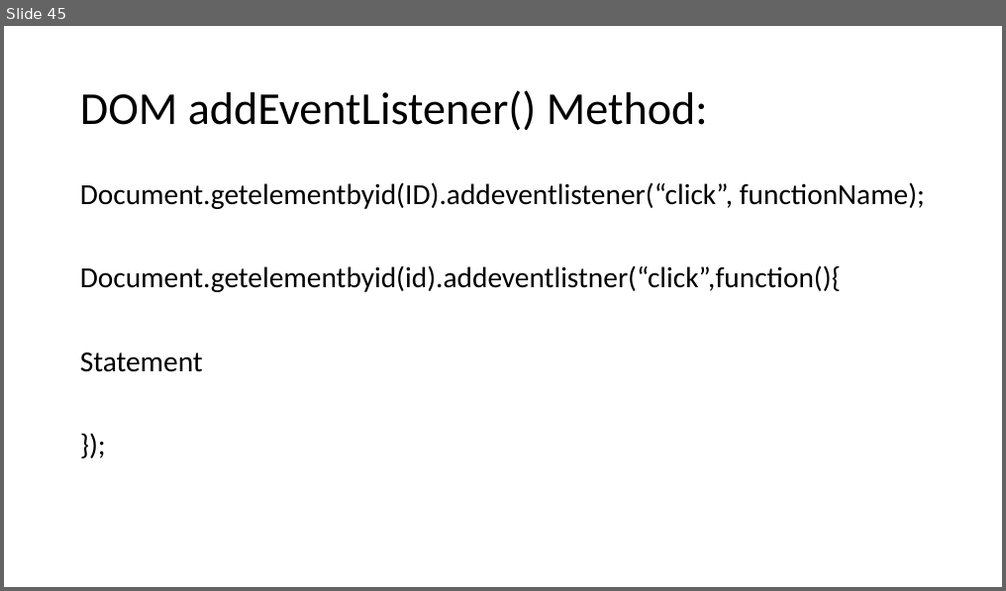
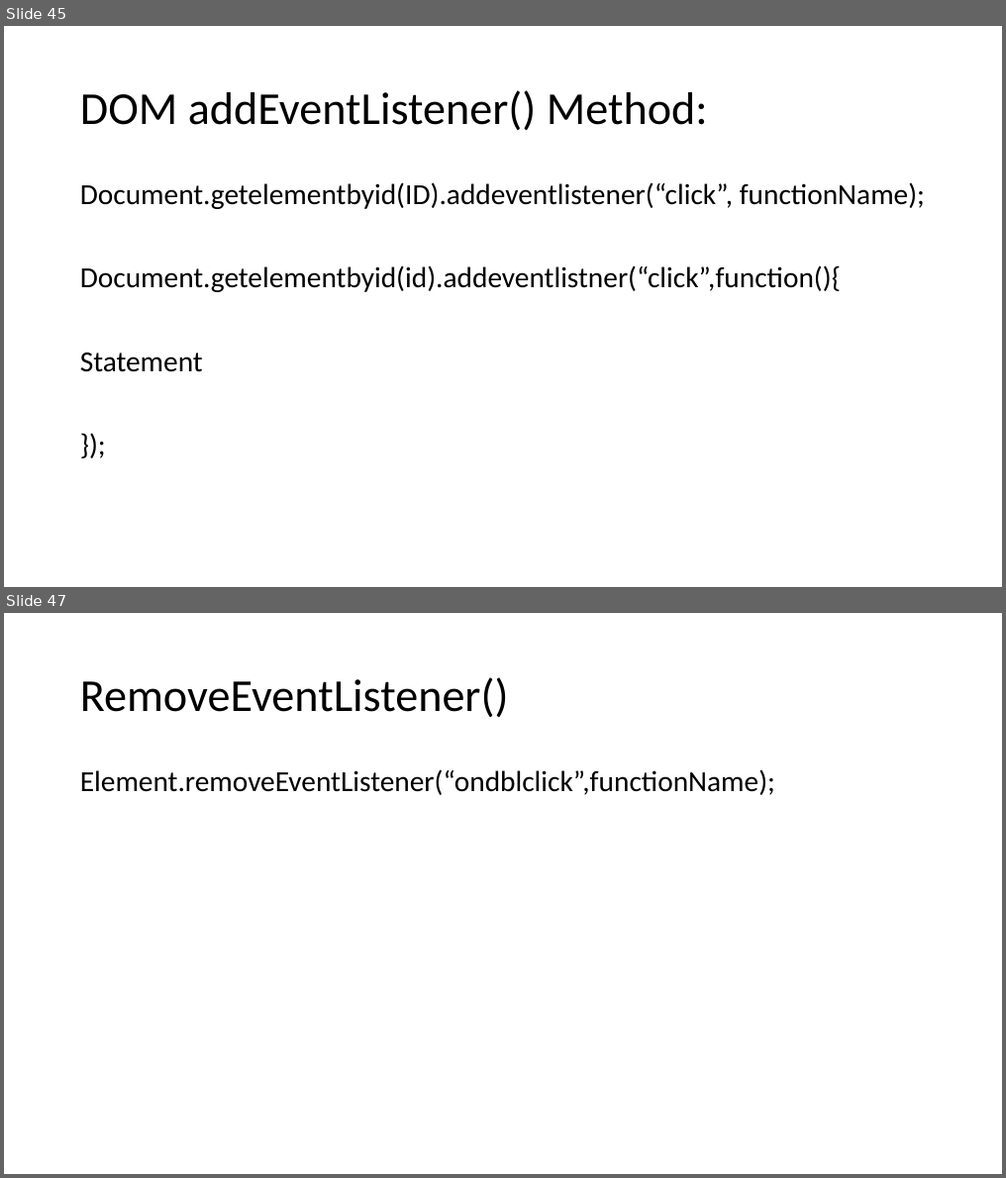
Before and after one commit to PiyushChaturvedii/batch03, a slide deck: JS Array Methods.pptx. Shown one above the other, each under a label of ours: slide 45 before the commit, slides 45 and 47 after it; the slides between them are not shown. The pictures are 1006x591 and 1006x1178 pixels, drawn with LibreOffice and Linux fonts; fonts in the diff are those of the drawing. Boxes give left, top, right and bottom in pixels: in the first picture for what was removed or moved away, otherwise in the second. Text is boxed around its words. In the diff, an @@ line names an element or a change of style, - is before the commit and + after.

```diff
--- a/JS Array Methods.pptx
+++ b/JS Array Methods.pptx
@@ slide 47 added at [4, 613, 1002, 1174], background #FFFFFF @@
@@ title added at [80, 677, 509, 717], 44 pt, text #000000 @@
+RemoveEventListener()
@@ text added at [80, 769, 775, 795], 28 pt, text #000000 @@
+Element.removeEventListener(“ondblclick”,functionName);
```
Also in this commit, not shown: 7 other slides added, 23 other files.
